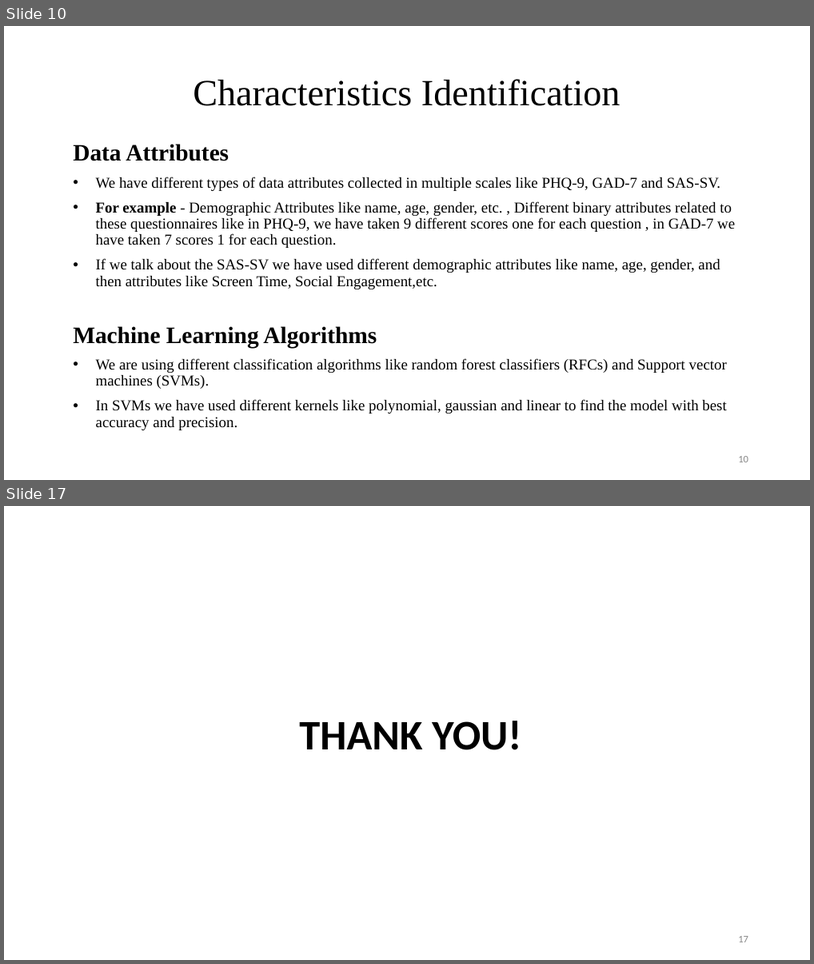
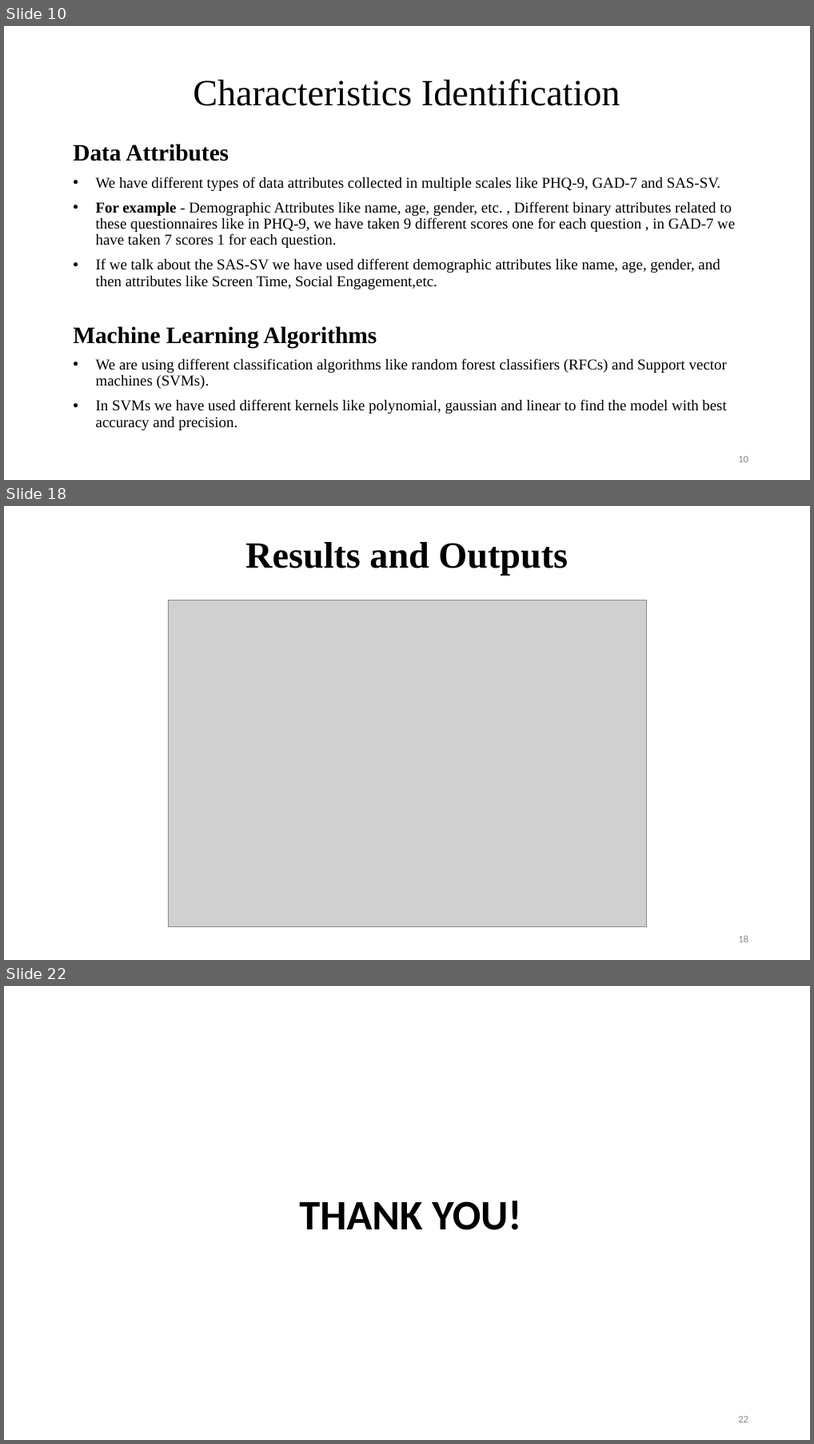
Before and after one commit to Brainskull24/Heal.ai, a slide deck: MP/PPT.pptx. Shown one above the other, each under a label of ours: slides 10 and 17 before the commit, slides 10, 18 and 22 after it; the slides between them are not shown. The pictures are 814x964 and 814x1444 pixels, drawn with LibreOffice and Linux fonts; fonts in the diff are those of the drawing; grey boxes stand for pictures; background and template pictures are left out. Boxes give left, top, right and bottom in pixels: in the first picture for what was removed or moved away, otherwise in the second. Text is boxed around its words. In the diff, an @@ line names an element or a change of style, - is before the commit and + after.

```diff
--- a/MP/PPT.pptx
+++ b/MP/PPT.pptx
@@ slide 18 added at [4,506,810,960], background picture (left out) @@
@@ title added at [246,542,568,575], 44 pt, text #000000, bold @@
+Results and Outputs
@@ picture added at [168,600,646,927] @@
@@ page number added at [738,935,749,942], 12 pt, text #888888 @@
+18
@@ what was slide 17 is now slide 22 @@
@@ page number at [738,1416,749,1422]: text changed @@
-17
+22
```
Also in this commit, not shown: 7 slides changed, 4 other slides added, 4 other files.
